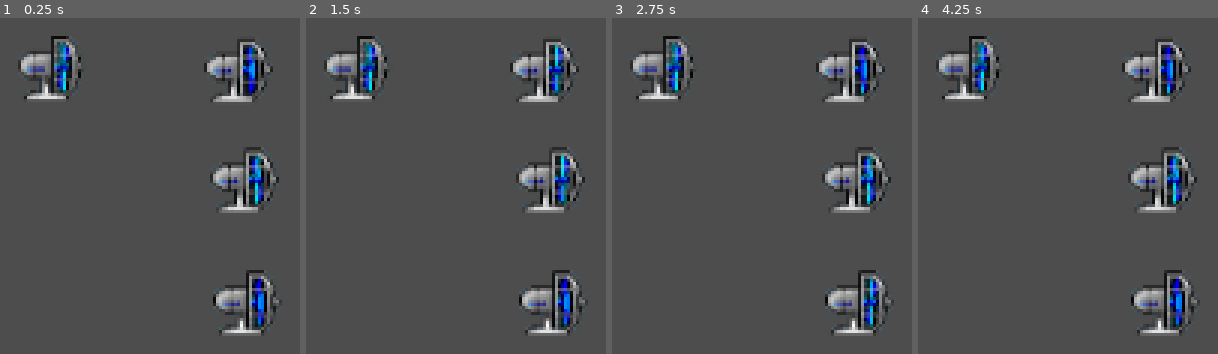
Above: before the commit, frames 1-4 (left to right).
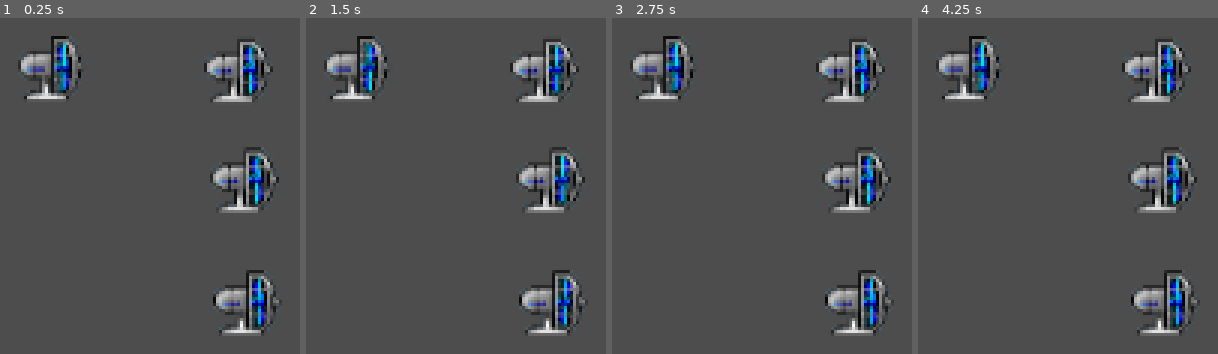
Above: after the commit, the same moments.

Repository: lechaosx/jam-at-fit-vol-2
Game: Godot game, scene res://xhonza/xhonza.tscn
The game is run twice, just before and just after one commit, with the same random seed, the same clock (stepped at 60 frames per second) and the same inputs. This scene is started directly instead of the project's main scene.
Inputs:
- Up to frame 1 (0.25 s): no input
- Up to frame 2 (1.5 s): tap Enter at 0.5 s; tap Space at 1.25 s
- Up to frame 3 (2.75 s): tap Enter at 2 s
- Up to frame 4 (4.25 s): tap Space at 2.75 s; tap Enter at 3.5 s

The runs differ from the first frame. In frame 1, 1.3% of the frame differs, in the area x 19-89%, y 7-92%; in frame 2, 0.5%; in frame 3, 1.4%; in frame 4, 1.3%.

Commit message:
rename xhonza/fan -> electric_fan

Diff:
--- /dev/null
+++ b/godot/electric_fan/electric_fan.gd
@@ -0,0 +1,37 @@
+extends Node2D
+
+@export var is_on: bool = false
+@export var speed: FanSpeed = FanSpeed.Normal
+@onready var sprites = $AnimatedSprite2D
+enum FanSpeed {Slow, Normal, Fast}
+var is_on_prev: bool = is_on
+
+func _ready() -> void:
+	set_speed(speed)
+	if is_on:
+		start()
+
+func _process(delta: float) -> void:
+	if is_on != is_on_prev:
+		is_on_prev = is_on
+		on_off_changed(is_on)
+
+func on_off_changed(current: bool) -> void:
+	print_debug("electric/fan: %s" % ["ON" if current else "off"])
+
+func start() -> void:
+	is_on = true
+	sprites.play("default")
+
+func stop() -> void:
+	is_on = false
+	sprites.stop()
+
+func set_speed(speed: float) -> void:
+	match speed:
+		FanSpeed.Slow:
+			sprites.speed_scale = 0.5
+		FanSpeed.Normal:
+			sprites.speed_scale = 1.0
+		FanSpeed.Fast:
+			sprites.speed_scale = 2.0
--- a/godot/xhonza/fan/fan.tscn
+++ b/godot/electric_fan/electric_fan.tscn
@@ -1,10 +1,10 @@
 [gd_scene load_steps=7 format=3 uid="uid://0bjmgokmgvxr"]
 
-[ext_resource type="Script" uid="uid://c8dcrlg72raaw" path="res://xhonza/fan/fan.gd" id="1_jcpqo"]
-[ext_resource type="Texture2D" uid="uid://by2v0mwrpiti3" path="res://xhonza/fan/fan-1.png" id="2_yp03g"]
-[ext_resource type="Texture2D" uid="uid://dqq5g68yt4d56" path="res://xhonza/fan/fan-2.png" id="3_i0v1j"]
-[ext_resource type="Texture2D" uid="uid://dxh1slh31suii" path="res://xhonza/fan/fan-3.png" id="4_eveuv"]
-[ext_resource type="Texture2D" uid="uid://xq53xv2ksa4q" path="res://xhonza/fan/fan-4.png" id="5_f5dol"]
+[ext_resource type="Script" uid="uid://c8dcrlg72raaw" path="res://electric_fan/electric_fan.gd" id="1_jcpqo"]
+[ext_resource type="Texture2D" uid="uid://by2v0mwrpiti3" path="res://electric_fan/electric_fan-1.png" id="2_yp03g"]
+[ext_resource type="Texture2D" uid="uid://dqq5g68yt4d56" path="res://electric_fan/electric_fan-2.png" id="3_i0v1j"]
+[ext_resource type="Texture2D" uid="uid://dxh1slh31suii" path="res://electric_fan/electric_fan-3.png" id="4_eveuv"]
+[ext_resource type="Texture2D" uid="uid://xq53xv2ksa4q" path="res://electric_fan/electric_fan-4.png" id="5_f5dol"]
 
 [sub_resource type="SpriteFrames" id="SpriteFrames_4occ1"]
 animations = [{
@@ -28,6 +28,7 @@
 
 [node name="Node2D" type="Node2D"]
 script = ExtResource("1_jcpqo")
+is_on = true
 
 [node name="AnimatedSprite2D" type="AnimatedSprite2D" parent="."]
 sprite_frames = SubResource("SpriteFrames_4occ1")
--- a/godot/xhonza/fan/fan.gd
+++ /dev/null
@@ -1,45 +0,0 @@
-extends Node2D
-
-
-@export var is_on: bool = false
-@export var speed: FanSpeed = FanSpeed.Normal
-@onready var sprites = $AnimatedSprite2D
-var speed_max: float ## target speed
-var speed_limit: float = 0 ## duration[s] when it will reach speed_max
-var speed_current: float = 0
-enum FanSpeed {Slow, Normal, Fast}
-
-func _ready() -> void:
-	set_speed(speed)
-	if is_on:
-		start()
-
-func _process(delta: float) -> void:
-	if is_on && speed_limit >= 0:
-		process_speed(delta)
-
-func process_speed(delta: float) -> void:
-	speed_current += delta
-	if speed_current >= speed_limit:
-		speed_limit = -1
-		sprites.speed_scale = speed_max
-
-func start() -> void:
-	is_on = true
-	sprites.play("default")
-
-func stop() -> void:
-	is_on = false
-	sprites.stop()
-
-func set_speed(speed: FanSpeed, duration: float = 0) -> void:
-	match speed:
-		FanSpeed.Slow:
-			speed_max = 0.5
-		FanSpeed.Normal:
-			speed_max = 1.0
-		FanSpeed.Fast:
-			speed_max = 2.0
-
-	speed_current = 0
-	speed_limit = duration
--- a/godot/xhonza/xhonza.tscn
+++ b/godot/xhonza/xhonza.tscn
@@ -1,6 +1,6 @@
 [gd_scene load_steps=2 format=3 uid="uid://v5fwyu2cxtmc"]
 
-[ext_resource type="PackedScene" uid="uid://0bjmgokmgvxr" path="res://xhonza/fan/fan.tscn" id="1_bxg7w"]
+[ext_resource type="PackedScene" uid="uid://0bjmgokmgvxr" path="res://electric_fan/electric_fan.tscn" id="1_bxg7w"]
 
 [node name="xhonza" type="Node2D"]
 
Renamed: godot/xhonza/fan/fan-1.png -> godot/electric_fan/electric_fan-1.png
Not shown, changed: godot/electric_fan/electric_fan-1.png.import
Renamed: godot/xhonza/fan/fan-2.png -> godot/electric_fan/electric_fan-2.png
Not shown, changed: godot/electric_fan/electric_fan-2.png.import
Renamed: godot/xhonza/fan/fan-3.png -> godot/electric_fan/electric_fan-3.png
Not shown, changed: godot/electric_fan/electric_fan-3.png.import
Renamed: godot/xhonza/fan/fan-4.png -> godot/electric_fan/electric_fan-4.png
Not shown, changed: godot/electric_fan/electric_fan-4.png.import
Renamed: godot/xhonza/fan/fan.gd.uid -> godot/electric_fan/electric_fan.gd.uid
